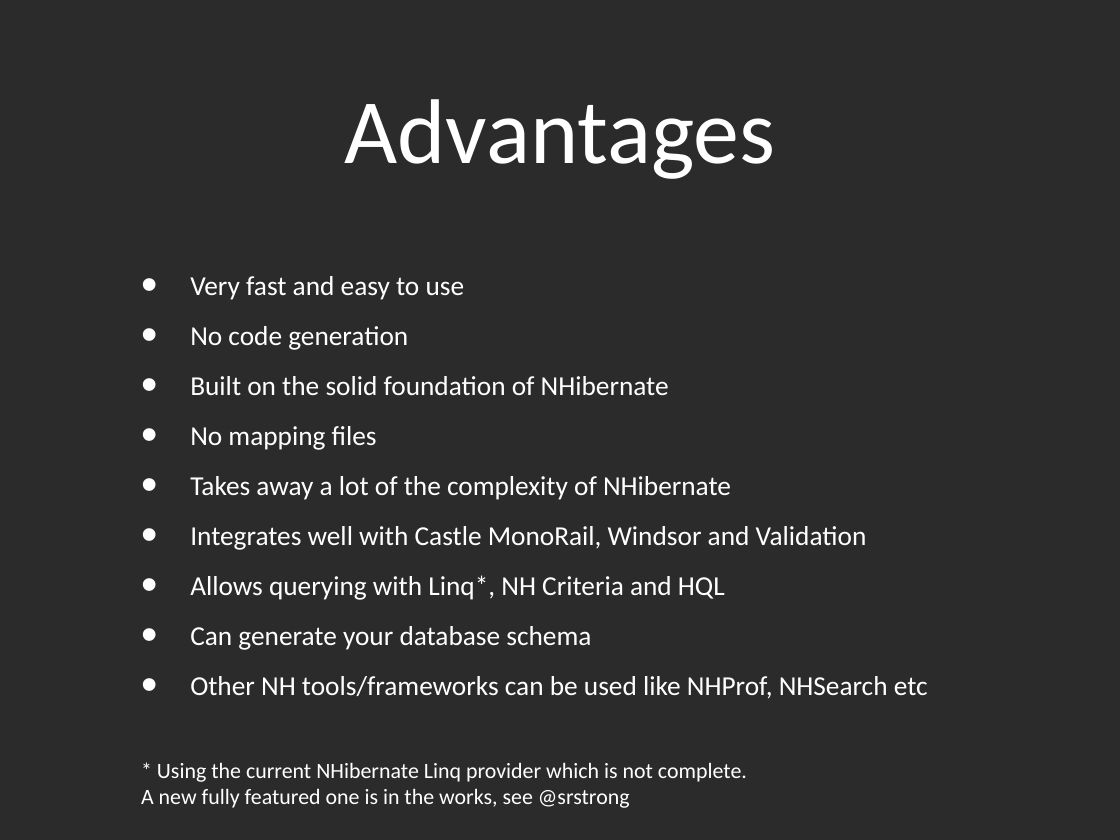
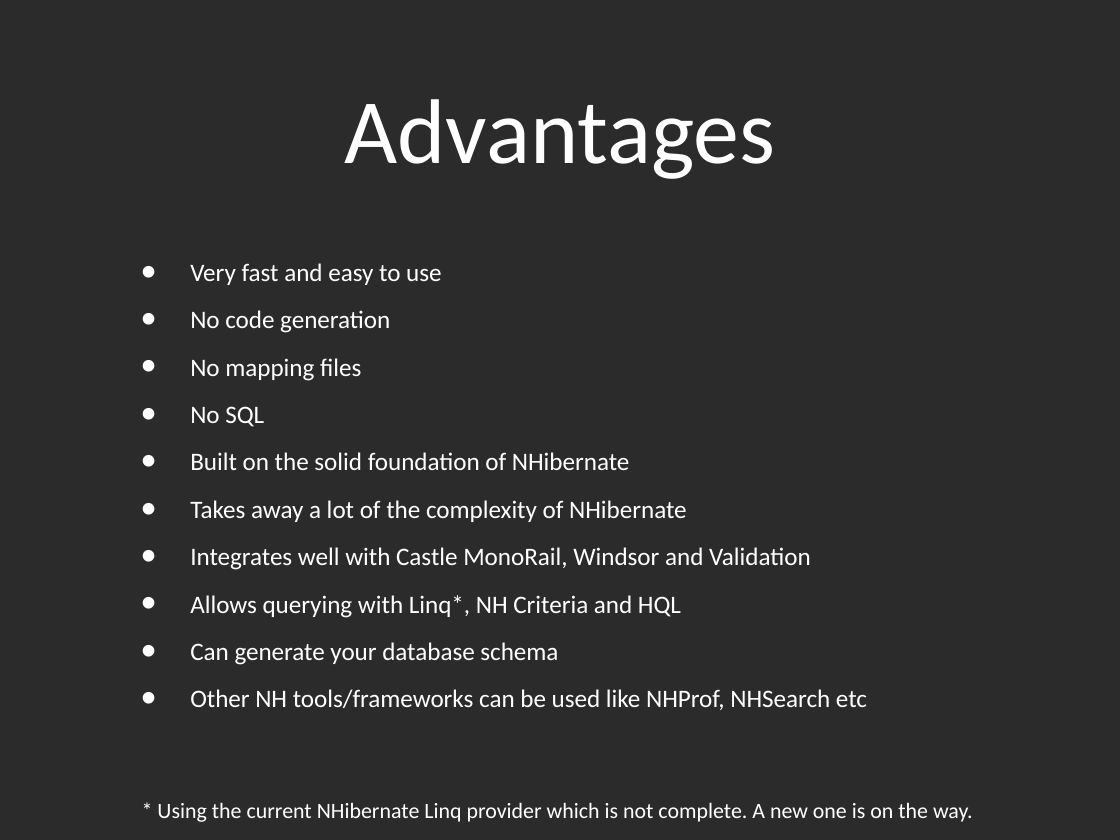
Before and after one commit to andypike/Talks, a slide deck: slide 7 of ORMBattle-Castle-ActiveRecord/ORMBattle-ActiveRecord.ppt. Drawn at 1120x840 pixels with LibreOffice and Linux fonts; fonts in the diff are those of the drawing; background and template pictures are left out; a plain dark background stands for a picture behind light text. Boxes give left, top, right and bottom in pixels: in the first picture for what was removed or moved away, otherwise in the second. Text is boxed around its words. In the diff, an @@ line names an element or a change of style, - is before the commit and + after.

Commit message:
Updated presentation with minor changes

```diff
--- a/ORMBattle-Castle-ActiveRecord/ORMBattle-ActiveRecord.ppt
+++ b/ORMBattle-Castle-ActiveRecord/ORMBattle-ActiveRecord.ppt
@@ text at (190,263,867,710): size 25 to 22.9 pt @@
@@ text at (190,358,361,427): paragraphs added @@
+• No mapping files
+• No SQL
@@ text at (190,426,377,450): paragraph removed @@
-• No mapping files
@@ text at (157,802,973,822): text changed @@
-* Using the current NHibernate Linq provider which is not complete.
-A new fully featured one is in the works, see @srstrong
+* Using the current NHibernate Linq provider which is not complete. A new one is on the way.
```
Also in this commit, not shown: 7 other slides changed, 1 slide added, 4 other files.
